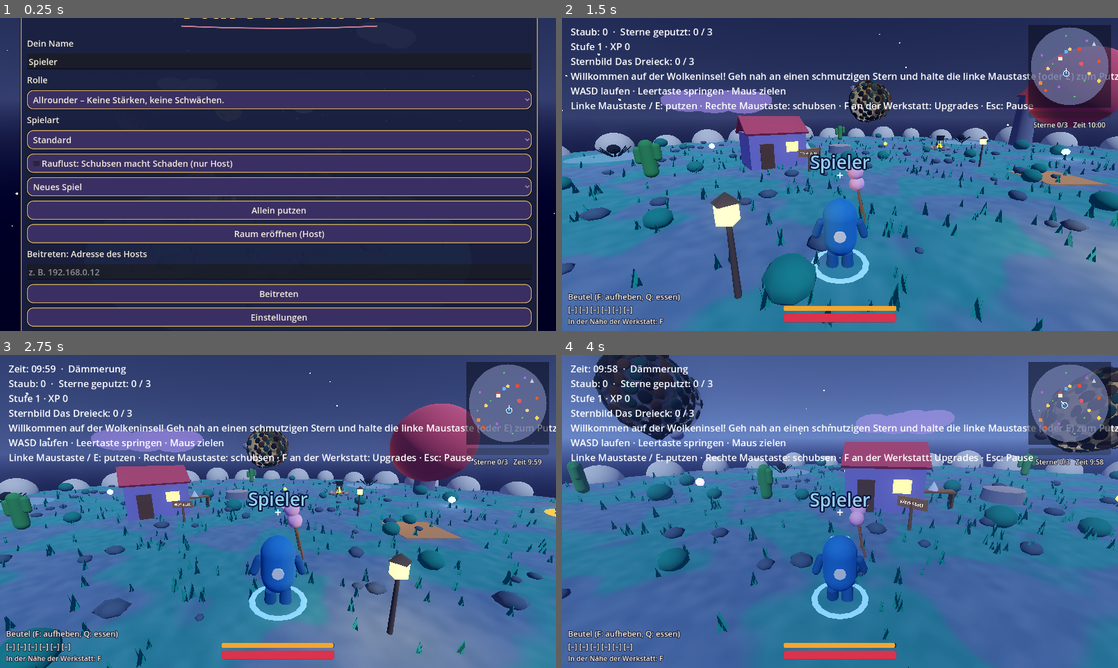
Above: before the commit, frames 1-4 (two rows, left to right).
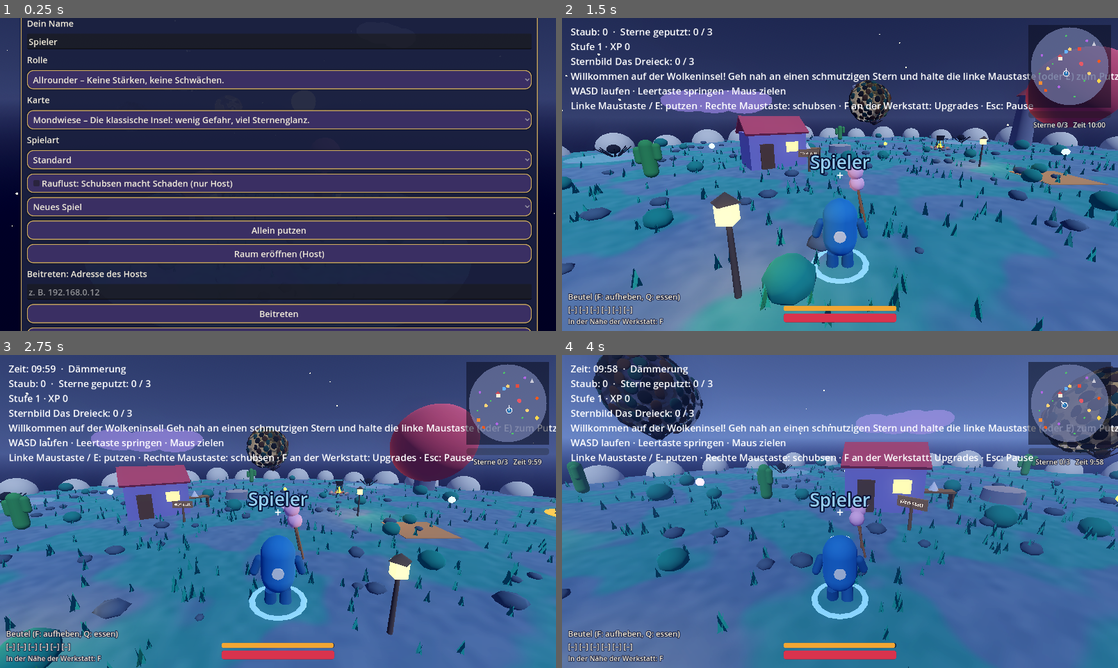
Above: after the commit, the same moments.

Repository: ClaudeAIDriven/sternenhausmeister
Game: Godot game, scene res://main.tscn
Two runs of this game, one before a commit and one after it. Both use one fixed random seed, a clock stepped at 60 frames per second and the inputs below.
Inputs (mouse positions are in pixels of both pictures, inside the frame that each line leads up to):
- Up to frame 1 (0.25 s): no input
- Up to frame 2 (1.5 s): click (840, 118) at 0.5 s, where only the run after the commit has a clickable "Mondwiese – Die klassische In…"; click "Allein putzen" at 1.25 s
- Up to frame 3 (2.75 s): tap Enter at 2 s; move the mouse to (400, 495) at 2.02 s; hold D (move_right) from 2.03 s (still down); tap Space (jump) at 2.1, 2.27, 2.57 s; click (400, 495) at 2.17 s
- Up to frame 4 (4 s): move the mouse to (812, 511) at 2.77 s; release D (move_right) at 2.78 s; hold W (move_forward) from 2.78 s (still down); right-click (812, 511) at 2.85 s; tap Space (jump) at 3.02, 3.05, 3.32, 3.8 s; move the mouse to (851, 505) at 3.52 s; press the mouse at (851, 505) at 3.53 s

The runs differ from the first frame. In frame 1, 54% of the frame differs, in the area x 4-96%, y 0-100%; in frame 2, 8.3%; in frame 3, 7.3%; in frame 4, 0.6%.

Commit message:
M-03: Mehrere Karten mit Menüauswahl
Co-Authored-By: Claude Sonnet 5.5 <noreply@anthropic.com>
Claude-Session: https://claude.ai/code/session_01UX1Hctu9R5SRB8V8tMhkJh

Diff:
--- a/TASKS/tasks.json
+++ b/TASKS/tasks.json
@@ -1718,7 +1718,7 @@
    "M-01"
   ],
   "size": "L",
-  "status": "open",
+  "status": "done",
   "goal": "maps.gd mit 4 Karten: Mondwiese (klassisch), Lavafelder, Kaktuswüste, Spinnenhöhle. Jede mit Bodenfarbe, Himmel, Gefahrendichte (Lava/Kaktus), Gegnerdichte, Starthinweis. Auswahl im Hauptmenü, Host verteilt die Karte.",
   "files": [
    "maps.gd",
--- a/main.gd
+++ b/main.gd
@@ -319,10 +319,12 @@
 		GameState.night_ended.connect(func():
 			nights_played += 1
 			save_now("autosave"))
+		world.set_map(str(Menu.launch.get("map", Maps.DEFAULT_ID)))   # M-03: Karte aus dem Menü (Host/Solo)
 		var slot := str(Menu.launch.get("load", ""))
 		if slot != "":
 			loaded_save = SaveGame.load_game(slot)
 			if not loaded_save.is_empty():
+				world.apply_map(str(loaded_save.get("map", Maps.DEFAULT_ID)))
 				SaveGame.apply(loaded_save, world, GameState, shop)
 				nights_played = int(loaded_save.get("night", 0))
 	if not is_client and NetworkManager.is_online():
@@ -349,6 +351,7 @@
 	if player != null:
 		pl[my_name] = {"xp": player.xp, "skills": player.skills}
 	var data := SaveGame.capture(world, GameState, shop, pl, nights_played, world.island_seed)
+	data["map"] = world.map_id
 	for n in _peer_progress:   # Mitspieler: zuletzt gemeldeter Stand
 		data["players"][n] = _peer_progress[n]
 	return SaveGame.save(slot if slot != "" else _save_slot_name(), data)
--- /dev/null
+++ b/maps.gd
@@ -0,0 +1,42 @@
+class_name Maps
+extends RefCounted
+## M-03: Karten (Inselprofile). Jede Karte legt fest, wie viele Gefahren und Gegner es gibt und wie der Boden getönt ist.
+## Die Positionen kommen aus festen Kandidatenlisten (M-04 ersetzt sie durch Seed-Verteilung). Reine Daten, keine Szenen.
+
+const DEFAULT_ID := "mondwiese"
+
+const LAVA_CANDIDATES := [Vector3(24, 0, -4), Vector3(-20, 0, 20), Vector3(-24, 0, -14), Vector3(14, 0, 22), Vector3(-10, 0, 27), Vector3(27, 0, 12), Vector3(0, 0, -27), Vector3(-27, 0, 2)]
+const CACTUS_CANDIDATES := [Vector3(12, 0, 12), Vector3(-3, 0, -25), Vector3(20, 0, -18), Vector3(-25, 0, 6), Vector3(4, 0, 25), Vector3(-14, 0, -2),
+	Vector3(-18, 0, -18), Vector3(15, 0, -26), Vector3(26, 0, 2), Vector3(-8, 0, 21), Vector3(22, 0, 20), Vector3(-26, 0, -4)]
+const NEST_CANDIDATES := [Vector3(-9, 0, 17), Vector3(14, 0, -21), Vector3(-23, 0, -9), Vector3(5, 0, 20), Vector3(-15, 0, -22), Vector3(25, 0, 8)]
+
+const ALL := {
+	"mondwiese": {"name": "Mondwiese", "desc": "Die klassische Insel: wenig Gefahr, viel Sternenglanz.",
+		"lava": 2, "cactus": 6, "nests": 3, "bunny_mult": 1.0, "spider_mult": 1.0, "ground": Color(1, 1, 1)},
+	"lavafelder": {"name": "Lavafelder", "desc": "Glühender Boden. Wer springt, bleibt heil.",
+		"lava": 8, "cactus": 2, "nests": 2, "bunny_mult": 0.5, "spider_mult": 0.5, "ground": Color(1.0, 0.62, 0.5)},
+	"kaktuswueste": {"name": "Kaktuswüste", "desc": "Sand, Sonne, Stacheln überall.",
+		"lava": 1, "cactus": 12, "nests": 2, "bunny_mult": 1.0, "spider_mult": 0.5, "ground": Color(1.0, 0.9, 0.62)},
+	"spinnenhoehle": {"name": "Spinnenhöhle", "desc": "Dunkel, klebrig, voller Beine. Nimm den Staubsauger mit!",
+		"lava": 2, "cactus": 2, "nests": 6, "bunny_mult": 0.5, "spider_mult": 2.5, "ground": Color(0.62, 0.58, 0.9)},
+}
+
+
+static func ids() -> Array:
+	var out := ALL.keys()
+	out.erase(DEFAULT_ID)
+	out.push_front(DEFAULT_ID)
+	return out
+
+
+static func profile(id: String) -> Dictionary:
+	return ALL.get(id, ALL[DEFAULT_ID])
+
+
+static func valid(id: String) -> bool:
+	return ALL.has(id)
+
+
+## Die ersten n Kandidaten (n wird auf die Listenlänge begrenzt).
+static func pick(candidates: Array, n: int) -> Array:
+	return candidates.slice(0, clampi(n, 0, candidates.size()))
--- a/menu.gd
+++ b/menu.gd
@@ -21,6 +21,7 @@
 var main_box: VBoxContainer
 var role_option: OptionButton    # I-13: Rolle
 var brawl_check: CheckBox   # G-32: Rauflust (Schubsen macht Schaden), Standard aus
+var map_option: OptionButton   # M-03: Karte
 var preset_option: OptionButton   # I-08: Spielart (Presets aus G-09)
 var settings_box: VBoxContainer
 var _canvas: CanvasLayer
@@ -83,6 +84,13 @@
 		if rid == str(Settings.get_value("role")):
 			role_option.select(role_option.item_count - 1)
 	main_box.add_child(role_option)
+	main_box.add_child(_label("Karte"))
+	map_option = OptionButton.new()
+	map_option.name = "MapOption"
+	for id in Maps.ids():
+		map_option.add_item("%s – %s" % [Maps.profile(id)["name"], Maps.profile(id)["desc"]])
+		map_option.set_item_metadata(map_option.item_count - 1, id)
+	main_box.add_child(map_option)
 	main_box.add_child(_label("Spielart"))
 	preset_option = OptionButton.new()
 	preset_option.name = "PresetOption"
@@ -211,7 +219,8 @@
 	if role_option != null and role_option.selected >= 0:
 		role = str(role_option.get_item_metadata(role_option.selected))
 	Settings.set_value("role", role)
-	launch = {"mode": mode, "ip": ip if mode == "join" else "", "name": pname, "preset": preset, "brawl": brawl_check != null and brawl_check.button_pressed,
+	launch = {"mode": mode, "ip": ip if mode == "join" else "", "name": pname, "preset": preset, "map": str(map_option.get_item_metadata(map_option.selected)) if (map_option != null and map_option.selected >= 0) else Maps.DEFAULT_ID,
+		"brawl": brawl_check != null and brawl_check.button_pressed,
 		"load": str(save_option.get_item_metadata(save_option.selected)) if (save_option != null and save_option.selected > 0 and mode != "join") else ""}
 	start_requested.emit(mode, launch["ip"], pname)
 	if auto_start:
--- /dev/null
+++ b/tests/test_maps.gd
@@ -0,0 +1,41 @@
+extends SceneTree
+## Test M-03: Jede Karte baut sich, Gefahren/Gegner gemäß Profil, Bodenfarbe, Wechsel nur vor dem Putzen.
+var frames := 0
+func _process(_d: float) -> bool:
+	frames += 1
+	if frames < 3:
+		return false
+	var ok := true
+	var M = load("res://maps.gd")
+	root.get_node("GameState").player_count = 2
+	var w = load("res://world.gd").new()
+	root.add_child(w)
+	ok = ok and M.ids()[0] == "mondwiese" and M.ids().size() == 4
+	var counts := {}
+	for id in M.ids():
+		ok = ok and w.set_map(id) and w.map_id == id
+		var prof: Dictionary = M.profile(id)
+		var c := {"lava": 0, "cactus": 0, "spider": 0}
+		for h in w.hazard_nodes:
+			if is_instance_valid(h) and not h.is_queued_for_deletion():
+				c[h.kind] += 1
+		ok = ok and c["lava"] == prof["lava"] and c["cactus"] == prof["cactus"] and c["spider"] == prof["nests"]
+		var sp := 0
+		var bn := 0
+		for e in w.enemies:
+			if e.kind == "spinne":
+				sp += 1
+			elif e.kind == "wollmaus":
+				bn += 1
+		counts[id] = [sp, bn]
+		ok = ok and (w.ground_mesh.material_override as StandardMaterial3D).albedo_color == prof["ground"]
+	ok = ok and counts["spinnenhoehle"][0] > counts["mondwiese"][0] and counts["lavafelder"][1] < counts["mondwiese"][1]
+	ok = ok and not M.valid("quatsch")
+	w.apply_map("quatsch")
+	ok = ok and w.map_id == "mondwiese"
+	w.set_map("lavafelder")
+	w.wipe_at(w.stars[0].global_position + Vector3(0, w.stars[0].radius, 0), 1.5)
+	ok = ok and not w.set_map("kaktuswueste") and w.map_id == "lavafelder"
+	print("TEST_MAPS OK" if ok else "TEST_MAPS FAIL")
+	quit(0 if ok else 1)
+	return true
--- a/world.gd
+++ b/world.gd
@@ -51,6 +51,9 @@
 var stars: Array[Star] = []
 ## G-31: Insel-Seed (0 = klassisches Layout). Der Host verteilt ihn; Sterne und Orte kommen dann aus IslandGen.
 var island_seed := 0
+var map_id := Maps.DEFAULT_ID   # M-03: Karte (Profil in maps.gd)
+var ground_mesh: MeshInstance3D
+var hazard_nodes: Array[Hazard] = []
 var star_positions: Array = STAR_POSITIONS.duplicate()
 var poi_spots: Dictionary = POI_SPOTS.duplicate()
 
@@ -162,6 +165,7 @@
 
 
 func _send_state(peer: int) -> void:
+	_rpc_map.rpc_id(peer, map_id)
 	_rpc_seed.rpc_id(peer, island_seed)   # G-31: zuerst der Seed (Sternpositionen), dann Layout und Flecken
 	_rpc_layout.rpc_id(peer, stars.size())   # zuerst das Layout, dann die entfernten Flecken
 	if puzzle != null:
@@ -200,6 +204,7 @@
 	mi.mesh = mesh
 	mi.material_override = IslandProps.ground_material(5.0 * ISLAND_RADIUS / 14.0)   # A-12: handgemalt wirkender Boden
 	body.add_child(mi)
+	ground_mesh = mi
 	var cs := CollisionShape3D.new()
 	var shape := CylinderShape3D.new()
 	shape.radius = ISLAND_RADIUS
@@ -302,26 +307,7 @@
 	sign.position = Vector3(-5, 0, -3.5)
 	add_child(sign)
 	_add_cylinder_collider(sign, 0.3, 2.0)
-	for sp in LAVA_SPOTS:   # Gefahren (I-12)
-		var lava := Hazard.new()
-		lava.kind = "lava"
-		lava.radius = 3.0
-		lava.position = sp
-		lava.add_to_group("hazards")
-		add_child(lava)
-	for sp in SPIDER_SPOTS:   # Spinnennester (I-13): schrecken Rollen mit Spinnenangst zurück
-		var nest := Hazard.new()
-		nest.kind = "spider"
-		nest.radius = 3.0
-		nest.position = sp
-		nest.add_to_group("hazards")
-		add_child(nest)
-	for sp in CACTUS_SPOTS:
-		var c := Hazard.new()
-		c.kind = "cactus"
-		c.position = sp
-		c.add_to_group("hazards")
-		add_child(c)
+	_build_hazards()
 
 
 func _add_box_collider(parent: Node3D, size: Vector3, pos: Vector3) -> void:
@@ -719,12 +705,13 @@
 		return
 	var rng := RandomNumberGenerator.new()
 	rng.seed = 4242   # bei allen Spielern gleich
-	for i in n:   # je Stern eine Wollmaus
+	var prof := Maps.profile(map_id)
+	for i in maxi(1, int(round(n * float(prof["bunny_mult"])))):   # je Stern (nach Karte) eine Wollmaus
 		var b := DustBunny.new()
 		b.id = enemies.size()
-		b.attach(stars[i], Vector3(rng.randf() - 0.5, rng.randf() - 0.5, rng.randf() - 0.5) + Vector3(0, 0.01, 0))
+		b.attach(stars[i % n], Vector3(rng.randf() - 0.5, rng.randf() - 0.5, rng.randf() - 0.5) + Vector3(0, 0.01, 0))
 		enemies.append(b)
-	for j in maxi(1, n / 2):   # Spinnen an jedem zweiten Stern (Nest)
+	for j in maxi(1, int(round(n / 2.0 * float(prof["spider_mult"])))):   # Spinnen (Nest)
 		var s := SpiderEnemy.new()
 		s.id = enemies.size()
 		s.attach(stars[(j * 2 + 1) % n], Vector3(0.3, -1.0, 0.2))   # Nest an der Unterseite
@@ -855,3 +842,54 @@
 	if NetworkManager.is_online():
 		_rpc_seed.rpc(seed_value)
 	return true
+
+
+# ---------------------------------------------------------------- Karten (M-03)
+
+## Gefahren der aktuellen Karte neu aufbauen (Lava, Kakteen, Spinnennester).
+func _build_hazards() -> void:
+	for h in hazard_nodes:
+		if is_instance_valid(h):
+			h.queue_free()
+	hazard_nodes.clear()
+	var prof := Maps.profile(map_id)
+	var sets := [["lava", Maps.pick(Maps.LAVA_CANDIDATES, int(prof["lava"])), 3.0], ["cactus", Maps.pick(Maps.CACTUS_CANDIDATES, int(prof["cactus"])), 1.0],
+		["spider", Maps.pick(Maps.NEST_CANDIDATES, int(prof["nests"])), 3.0]]
+	for s in sets:
+		for sp in s[1]:
+			var h := Hazard.new()
+			h.kind = s[0]
+			if s[0] != "cactus":
+				h.radius = s[2]
+			h.position = sp
+			h.add_to_group("hazards")
+			add_child(h)
+			hazard_nodes.append(h)
+
+
+## Karte wechseln: Gefahren, Gegnerdichte und Bodenfarbe. Seed bleibt (Sterne/Orte). Geht nur vor dem ersten Putzen.
+func apply_map(id: String) -> void:
+	map_id = id if Maps.valid(id) else Maps.DEFAULT_ID
+	_build_hazards()
+	if ground_mesh != null and ground_mesh.material_override is StandardMaterial3D:
+		(ground_mesh.material_override as StandardMaterial3D).albedo_color = Maps.profile(map_id)["ground"]
+	if not stars.is_empty():
+		_build_enemies()
+
+
+## Host/Solo: Karte setzen und an alle schicken.
+func set_map(id: String) -> bool:
+	if NetworkManager.is_online() and not multiplayer.is_server():
+		return false
+	if _touched():
+		return false
+	apply_map(id)
+	if NetworkManager.is_online():
+		_rpc_map.rpc(map_id)
+	return true
+
+
+@rpc("authority", "call_remote", "reliable")
+func _rpc_map(id: String) -> void:
+	if Maps.valid(id):
+		apply_map(id)
Not shown, changed: PLAN.md
Not shown, changed: TASKS/INDEX.md
Not shown, changed: TASKS/M-03.md
